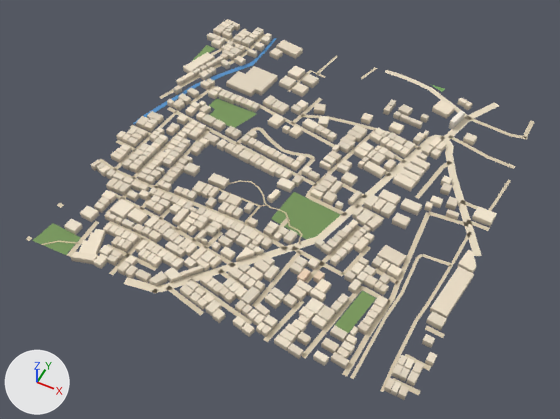
A saved change to the glTF model public/assets/bengaluru-region-v1/tiles/t-6_20-l0.glb.
Camera for both pictures: a 50 mm lens placed at (-2453.0, 9596.0, 731.0), pointed at (-2756.0, 10203.0, -28.0). Every picture has the same lights, and +X, +Y and +Z are marked at lower left. The first picture is the older version. Vertices at exactly the same position are counted once.

Names of what the first picture shows: 'building', 'ground' and 1 more.
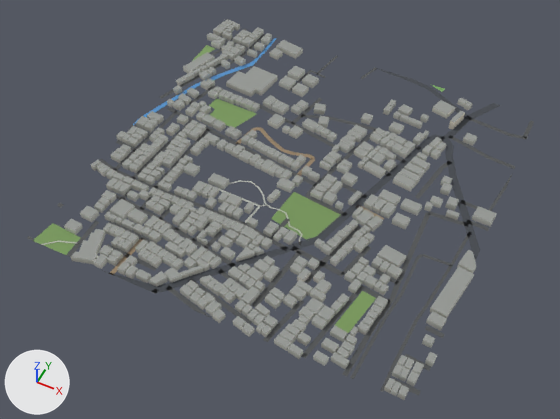
Pixel boxes (x1, y1, x2, y2) of what changed, in the pictures (560 x 419 px):
'ground', reshaped
    before: (26, 28, 534, 395)
    after: (27, 28, 534, 395)
part 1 of me_building, recoloured (darker)
    both: (64, 19, 497, 399)
part 2 of me_ground, reshaped
    both: (42, 28, 534, 395)
part 3 of me_ground, recoloured
    both: (42, 28, 525, 381)

Patch to the scene script:
```diff
--- a/public/assets/bengaluru-region-v1/tiles/t-6_20-l0.glb.py
+++ b/public/assets/bengaluru-region-v1/tiles/t-6_20-l0.glb.py
@@ me_building @@
 # used by ob_building; location = (-3000.0, 10000.0, 0.0)
-me_building.from_pydata(...)  # 4268 vertices, 5365 faces; spans x -7.0..505.0, y -4.0..504.0, z 0.0..14.0
+me_building.from_pydata(...)  # 4268 vertices, 6448 faces; spans x -7.0..505.0, y -4.0..504.0, z 0.0..14.0
+# me_building part 1: 5365 kept faces spanning x -7.0..505.0, y -4.0..504.0, z 0.0..14.0 get new vertex colours; the middle colour goes from pale yellow #daceba to light grey #c3c5bd
 me_building.materials.append(mat_building)
@@ me_ground @@
 # used by ob_ground; location = (-3000.0, 10000.0, 0.0)
-me_ground.from_pydata(...)  # 776 vertices, 615 faces; spans x -1.0..504.0, y -5.0..504.0, z 1.0
+me_ground.from_pydata(...)  # 808 vertices, 647 faces; spans x 0.0..500.0, y 0.0..500.0, z 1.0
+# me_ground part 2
+# 23 vertices are removed from x -1.0..504.0, y -5.0..502.0, z 1.0
+# 53 faces are deleted
+# 5 vertices in x 24.0..477.0, y -1.0..449.0, z 1.0 move by (1.0, 1.0, 0.0)
+# 5 vertices in x 39.0..186.0, y 11.0..446.0, z 1.0 move by (-1.0, -1.0, 0.0)
+# 4 vertices in x 331.0..382.0, y 33.0..37.0, z 1.0 move by (1.0, 4.0, 0.0)
+# 3 vertices in x 277.0..498.0, y 325.0..503.0, z 1.0 move by (-1.0, -3.0, 0.0)
+# 29 vertices move from x 22.0..500.0, y -3.0..504.0, z 1.0 to x 22.0..500.0, y 0.0..500.0, z 1.0
+# 48 vertices are added at x 0.0..500.0, y 0.0..500.0, z 1.0
+# 6 new vertices lie (0.0, 6.0, 0.0) away from vertices in x 0.0..496.0, y 13.0..494.0, z 1.0
+# 84 new faces join them
+# me_ground part 3: 511 kept faces spanning x 0.0..500.0, y 0.0..500.0, z 1.0 get new vertex colours; the middle colour goes from beige #d7c9ae to dark grey #535556
+# other edits to the shape of me_ground do not show in these pictures
 me_ground.materials.append(mat_ground)
```
